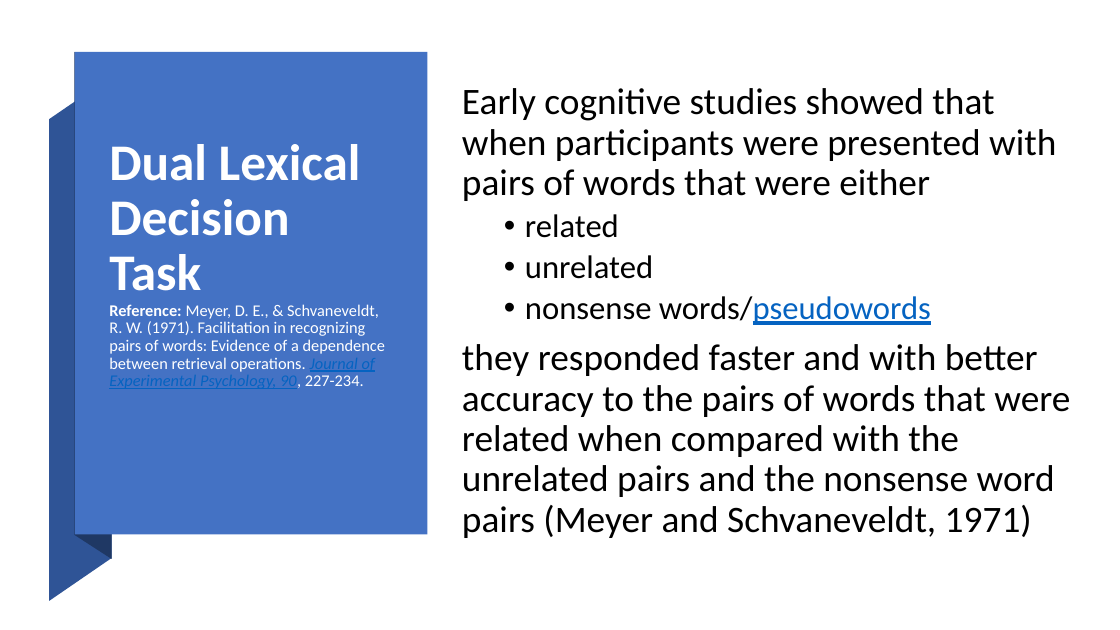
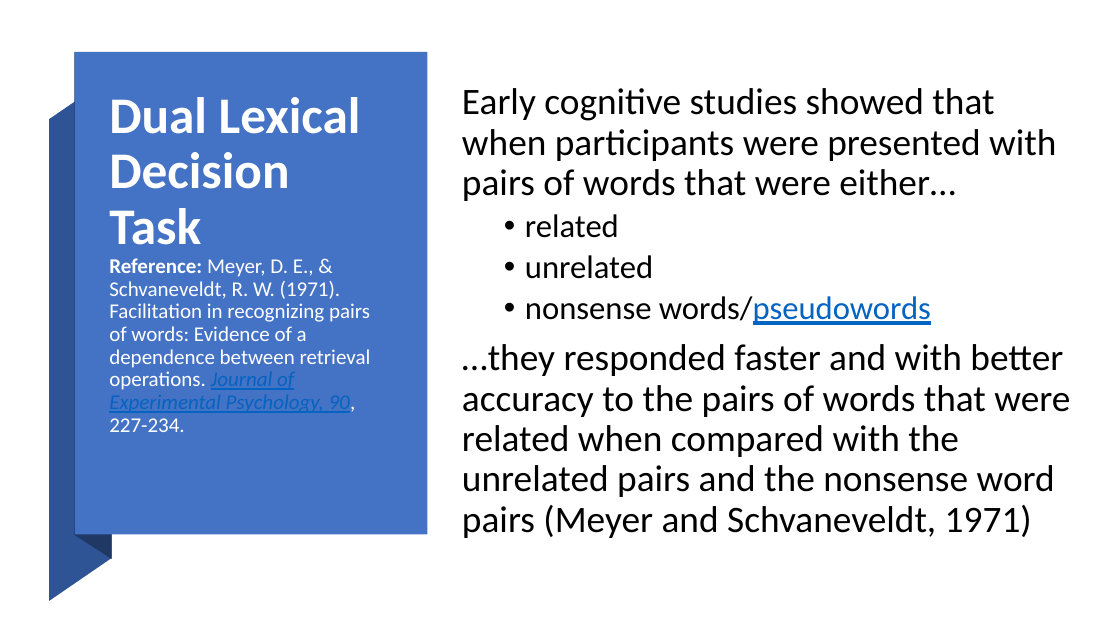
Before and after one commit to GlenPennington/EDP, a slide deck: slide 4 of ppts/003_Assessment.pptx. Drawn at 1120x630 pixels with LibreOffice and Linux fonts; fonts in the diff are those of the drawing. Boxes give left, top, right and bottom in pixels: in the first picture for what was removed or moved away, otherwise in the second. Text is boxed around its words. In the diff, an @@ line names an element or a change of style, - is before the commit and + after.

```diff
--- a/ppts/003_Assessment.pptx
+++ b/ppts/003_Assessment.pptx
@@ title "Dual Lexical Decision Task Reference: ..." at (109,97,371,432): size 14 to 18 pt in "Reference: Meyer, D. E., & Schvaneveldt, R. ..." @@
@@ text at (462,88,1056,201): text changed @@
-Early cognitive studies showed that when participants were presented with pairs of words that were either
+Early cognitive studies showed that when participants were presented with pairs of words that were either…
@@ text at (462,344,1070,538): text changed @@
-they responded faster and with better accuracy to the pairs of words that were related when compared with the unrelated pairs and the nonsense word pairs (Meyer and Schvaneveldt, 1971)
+…they responded faster and with better accuracy to the pairs of words that were related when compared with the unrelated pairs and the nonsense word pairs (Meyer and Schvaneveldt, 1971)
```
Also in this commit, not shown: 2 other slides changed.
